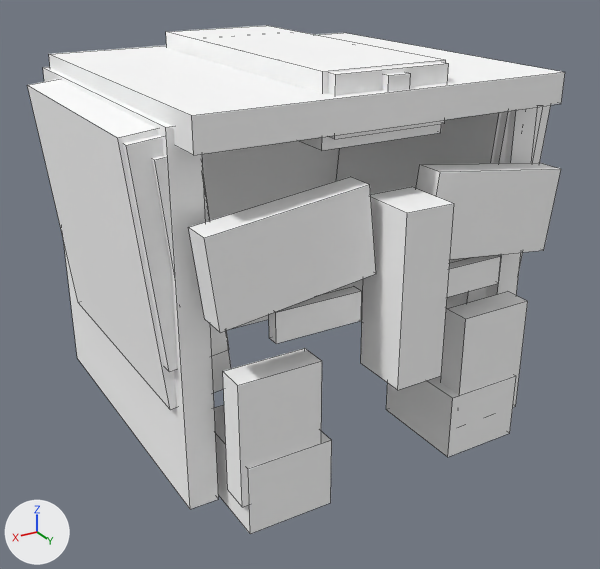
The OBJ model ender_infection_colored/src/main/resources/assets/ender_infection/models/item/design/crystal_carapace_helmet.obj, before and after one commit.
Camera for both pictures: a 50 mm lens placed at (1.325, 0.878, 1.085), pointed at (0.518, -0.467, 0.413). Arrows for +X, +Y and +Z are at lower left; the lights stay in place. The first picture is the older version. Mesh edges are drawn as thin lines. Where no turn or scale is listed for an object, it has been applied to the vertices. Vertices at exactly the same position are counted once.

Names of what the first picture shows: 'crystal_carapace_helmet'.
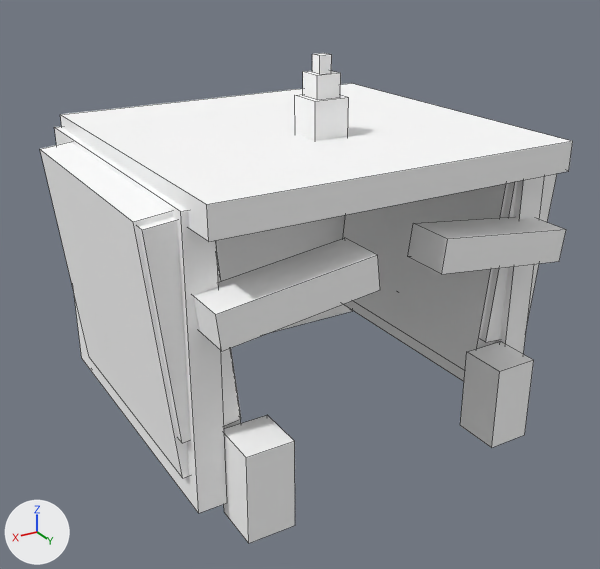
Where the change shows, as pixel boxes (x1, y1, x2, y2) in the pictures (600 x 569 px; the box of a moved part takes in the faces that stretch with it):
'crystal_carapace_helmet', reshaped: before (27, 25, 565, 534); after (40, 53, 573, 543)
part 1 of me_crystal_carapace_helmet, added: after (343, 176, 545, 381)
part 2 of me_crystal_carapace_helmet, added: after (460, 342, 534, 448)
part 3 of me_crystal_carapace_helmet, added: after (55, 126, 227, 513)
part 4 of me_crystal_carapace_helmet, added: after (224, 415, 295, 543)
part 5 of me_crystal_carapace_helmet, moved or reshaped: before (49, 33, 565, 155); after (60, 83, 573, 242)
part 6 of me_crystal_carapace_helmet, added: after (216, 215, 353, 333)
part 7 of me_crystal_carapace_helmet, moved or reshaped: before (337, 112, 501, 308); after (343, 183, 508, 371)
part 8 of me_crystal_carapace_helmet, moved or reshaped: before (493, 105, 551, 269); after (480, 173, 557, 342)
part 9 of me_crystal_carapace_helmet, moved or reshaped: before (27, 79, 231, 410); after (40, 142, 241, 478)
part 10 of me_crystal_carapace_helmet, moved or reshaped: before (123, 135, 229, 372); after (138, 217, 241, 443)
part 11 of me_crystal_carapace_helmet, added: after (295, 94, 349, 141)
part 12 of me_crystal_carapace_helmet, added: after (303, 71, 341, 100)
part 13 of me_crystal_carapace_helmet, added: after (312, 53, 332, 74)
part 14 of me_crystal_carapace_helmet, deleted: before (43, 25, 543, 534)
part 15 of me_crystal_carapace_helmet, moved or reshaped: before (188, 162, 561, 333); after (193, 217, 566, 351)

Diff of the bpy script that builds the scene:
```diff
--- a/ender_infection_colored/src/main/resources/assets/ender_infection/models/item/design/crystal_carapace_helmet.obj.py
+++ b/ender_infection_colored/src/main/resources/assets/ender_infection/models/item/design/crystal_carapace_helmet.obj.py
@@ me_crystal_carapace_helmet @@
 # used by ob_crystal_carapace_helmet; location = (0.0, 0.0, 0.0)
-me_crystal_carapace_helmet.from_pydata(...)  # 176 vertices, 132 faces; spans x 0.062..0.938, y -0.905..-0.095, z 0.119..0.881
+me_crystal_carapace_helmet.from_pydata(...)  # 120 vertices, 90 faces; spans x 0.062..0.938, y -0.868..-0.132, z 0.124..0.876
+# me_crystal_carapace_helmet part 1: a new loose piece, a box spanning x 0.124..0.18, y -0.868..-0.211, z 0.156..0.702, in mat_atlas (its picture is missing)
+# me_crystal_carapace_helmet part 2: a new loose piece, a box spanning x 0.18..0.271, y -0.227..-0.132, z 0.124..0.298, in mat_atlas (its picture is missing)
+# me_crystal_carapace_helmet part 3: a new loose piece, a box spanning x 0.82..0.876, y -0.868..-0.211, z 0.156..0.702, in mat_atlas (its picture is missing)
+# me_crystal_carapace_helmet part 4: a new loose piece, a box spanning x 0.729..0.82, y -0.227..-0.132, z 0.124..0.298, in mat_atlas (its picture is missing)
+# me_crystal_carapace_helmet part 5: the loose piece of 8 vertices spanning x 0.136..0.864, y -0.893..-0.182, z 0.791..0.847 is moved by (0.0, 0.038, -0.117)
+# me_crystal_carapace_helmet part 6: a new loose piece, a box spanning x 0.144..0.856, y -0.868..-0.812, z 0.124..0.698, in mat_atlas (its picture is missing)
+# me_crystal_carapace_helmet part 7: the loose piece of 8 vertices spanning x 0.062..0.234, y -0.794..-0.281, z 0.33..0.817 is moved by (0.0, 0.038, -0.117)
+# me_crystal_carapace_helmet part 8: the loose piece of 8 vertices spanning x 0.069..0.22, y -0.696..-0.265, z 0.413..0.808 is moved by (0.0, 0.038, -0.117)
+# me_crystal_carapace_helmet part 9: the loose piece of 8 vertices spanning x 0.766..0.938, y -0.794..-0.281, z 0.33..0.817 is moved by (0.0, 0.038, -0.117)
+# me_crystal_carapace_helmet part 10: the loose piece of 8 vertices spanning x 0.78..0.931, y -0.696..-0.265, z 0.413..0.808 is moved by (0.0, 0.038, -0.117)
+# me_crystal_carapace_helmet part 11: a new loose piece, a box spanning x 0.464..0.536, y -0.457..-0.385, z 0.662..0.801, in mat_atlas (its picture is missing)
+# me_crystal_carapace_helmet part 12: a new loose piece, a box spanning x 0.475..0.525, y -0.446..-0.396, z 0.801..0.844, in mat_atlas (its picture is missing)
+# me_crystal_carapace_helmet part 13: a new loose piece, a box spanning x 0.488..0.512, y -0.433..-0.408, z 0.844..0.876, in mat_atlas (its picture is missing)
+# me_crystal_carapace_helmet part 14: 15 loose pieces with 120 vertices, spanning x 0.105..0.895, y -0.905..-0.095, z 0.119..0.881, are deleted
+# me_crystal_carapace_helmet part 15
+# 16 vertices are removed from x 0.138..0.862, y -0.217..-0.162, z 0.517..0.709
+# 12 faces are deleted
+# 8 vertices are added at x 0.137..0.863, y -0.227, z 0.501..0.6
+# 8 new vertices lie (0.0, 0.095, 0.0) away from vertices in x 0.137..0.863, y -0.227, z 0.501..0.6
+# 12 new faces join them
 me_crystal_carapace_helmet.materials.append(mat_atlas)
```
